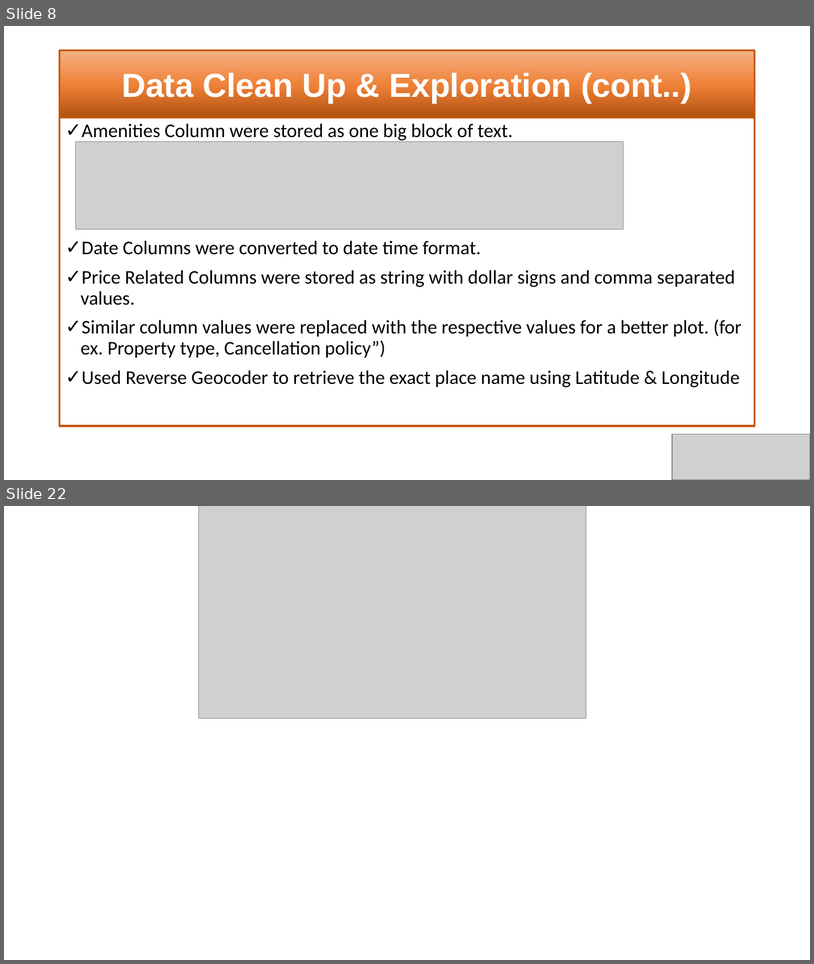
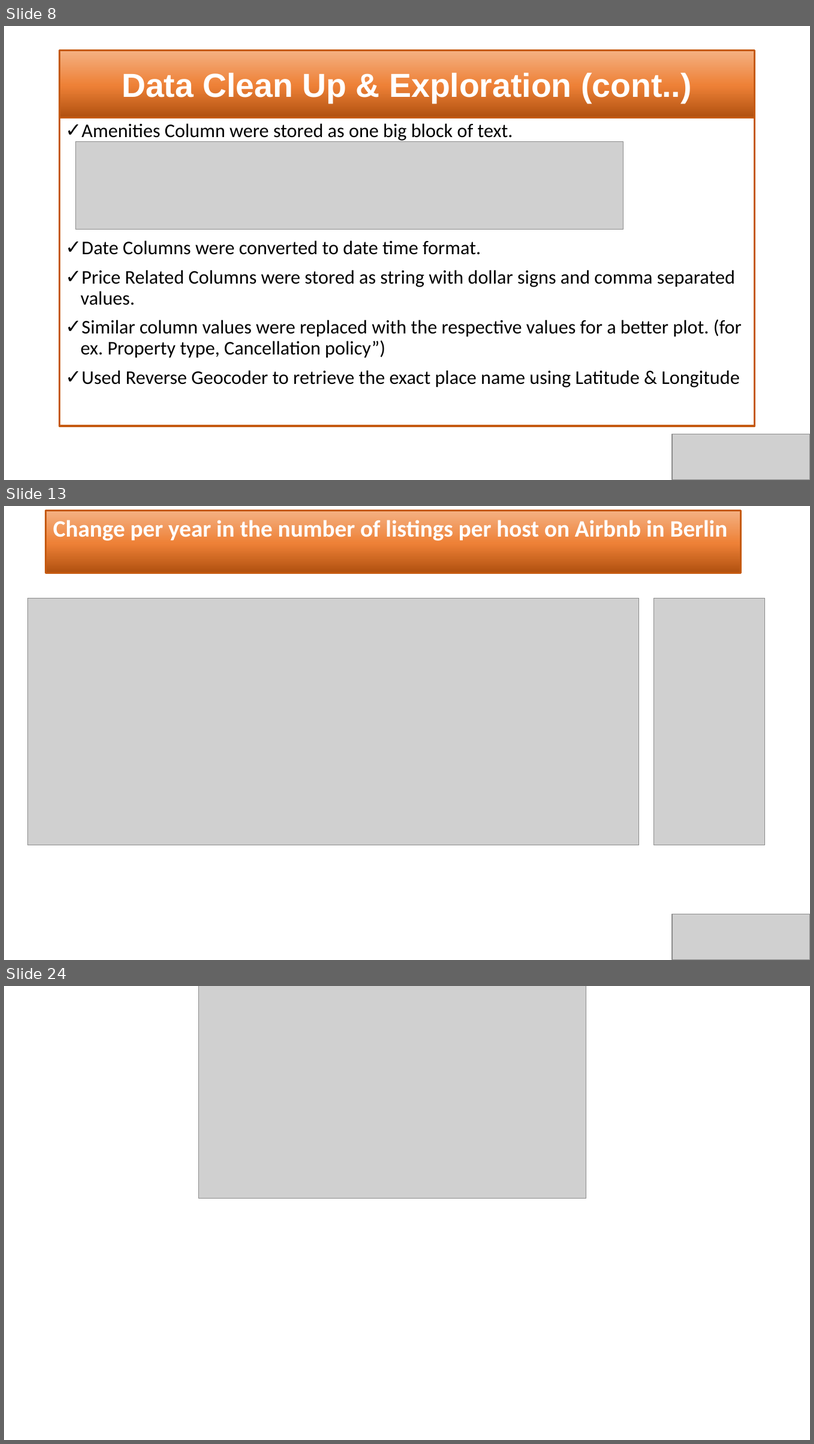
Before and after one commit to SaranyaPandiaraj/Futuristic-Airbnb, a slide deck: Futuristic_Airbnb.pptx. Shown one above the other, each under a label of ours: slides 8 and 22 before the commit, slides 8, 13 and 24 after it; the slides between them are not shown. The pictures are 814x964 and 814x1444 pixels, drawn with LibreOffice and Linux fonts; fonts in the diff are those of the drawing; grey boxes stand for pictures. Boxes give left, top, right and bottom in pixels: in the first picture for what was removed or moved away, otherwise in the second. Text is boxed around its words. In the diff, an @@ line names an element or a change of style, - is before the commit and + after.

```diff
--- a/Futuristic_Airbnb.pptx
+++ b/Futuristic_Airbnb.pptx
@@ slide 13 added at (x1=4, y1=506, x2=810, y2=960), background #FFFFFF @@
@@ rectangle added at (x1=46, y1=511, x2=741, y2=573), fill gradient #B0500F to #EE8137 to #F4B183, outline #C55A11 2.25 pt, 28 pt, text #FFFFFF, bold @@
+Change per year in the number of listings per host on Airbnb in Berlin
@@ picture added at (x1=27, y1=598, x2=639, y2=845) @@
@@ picture added at (x1=654, y1=598, x2=765, y2=845) @@
@@ picture added at (x1=672, y1=914, x2=810, y2=960) @@
@@ what was slide 22 is now slide 24 @@
```
Also in this commit, not shown: 5 slides changed, 10 other slides added, 9 slides removed.
